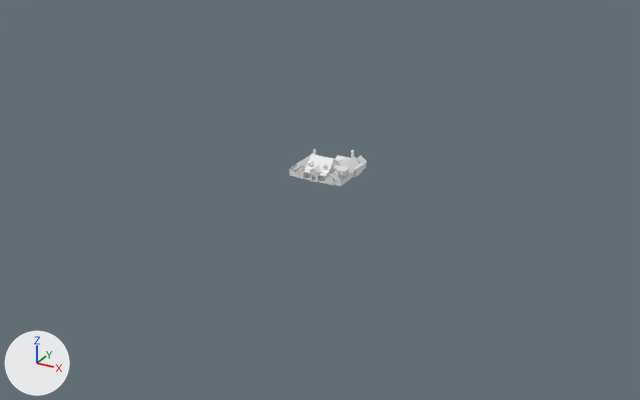
Two versions of the Blender file project-files/camellia-farmhouse.blend, one commit apart.
Both versions are drawn from a 50 mm camera at (193.0, -321.0, 152.0) aimed at (11.0, 9.0, -13.0). Arrows for +X, +Y and +Z are at lower left; the lights stay in place. The first picture is the older version.

Script lines for the objects in view, before the commit:
```python
me_geo_roof_shingle = bpy.data.meshes.new('GEO-roof_shingle')
me_geo_roof_shingle.from_pydata(...)  # 200 vertices, 254 faces; spans x -0.4..27.5, y -0.3..26.5, z 2.3..9.0
ob_geo_roof_shingle = bpy.data.objects.new('GEO-roof_shingle', me_geo_roof_shingle)
ob_geo_roof_shingle.location = (0.0, 0.0, 0.0)
```
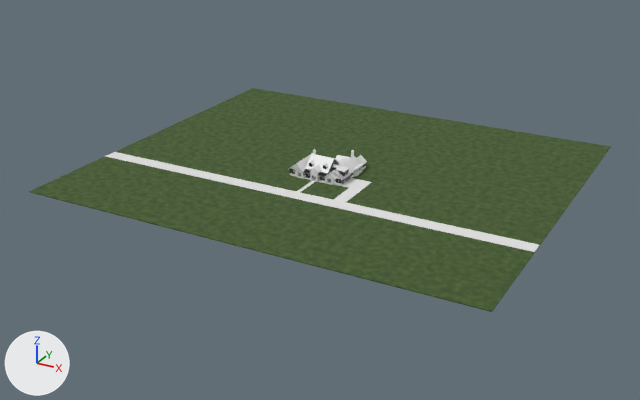
The change, as a list of edits to the scene's bpy script:
```text
Add mat_mat_concrete:
    mat_mat_concrete = bpy.data.materials.new('MAT-concrete')
    mat_mat_concrete.displacement_method = 'BOTH'
    mat_mat_concrete.use_nodes = True; mat_mat_concrete.node_tree.nodes.clear()
    _N = mat_mat_concrete.node_tree.nodes; _L = mat_mat_concrete.node_tree.links
    n0 = _N.new('ShaderNodeOutputMaterial'); n0.name = 'Material Output'
    n1 = _N.new('ShaderNodeBsdfPrincipled'); n1.name = 'Principled BSDF'
    _L.new(n1.outputs[0], n0.inputs[0])  # 'BSDF' to 'Surface'
Add mat_mat_grass:
    mat_mat_grass = bpy.data.materials.new('MAT-grass')
    # nodes: BsdfPrincipled, Bump, OutputMaterial, TexCoord, TexNoise, ValToRGB
    # colours: dark green #354d24, dark green #526930
Add me_geo_paving:
    me_geo_paving.from_pydata(...)  # 32 vertices, 32 faces; spans x -90.0..120.0, y -21.0..11.0, z 0.0
    me_geo_paving.materials.append(mat_mat_concrete)  # its picture is missing
Add me_geo_ground:
    me_geo_ground.from_pydata(...)  # 8 vertices, 8 faces; spans x -90.0..120.0, y -70.0..110.0, z -1.0..0.0
    me_geo_ground.materials.append(mat_mat_grass)
Add ob_geo_paving:
    ob_geo_paving = bpy.data.objects.new('GEO-paving', me_geo_paving)
    ob_geo_paving.location = (0.0, 0.0, 0.0)
Add ob_geo_ground:
    ob_geo_ground = bpy.data.objects.new('GEO-ground', me_geo_ground)
    ob_geo_ground.location = (0.0, 0.0, 0.0)
```

Boxes [x1, y1, x2, y2] around the edits, measured in the pictures (640 x 400 px):
'GEO-ground', added (green): after [29, 88, 611, 312]
'GEO-paving', added: after [106, 152, 540, 252]
